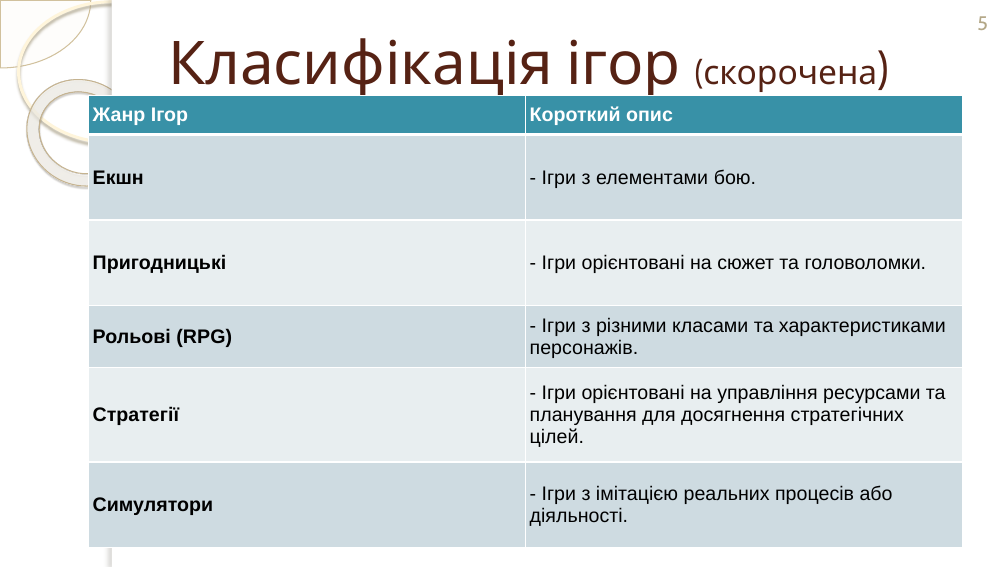
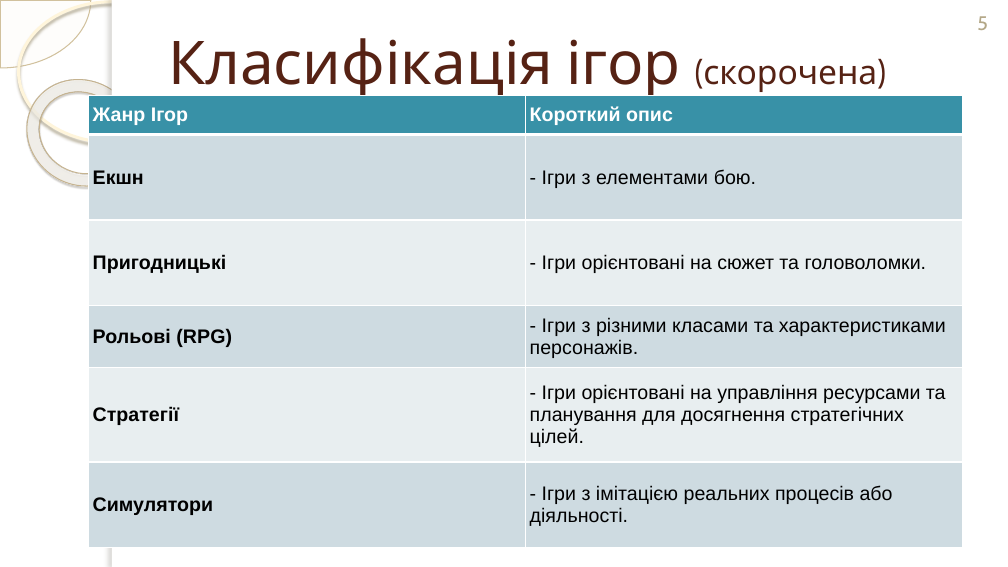
Before and after one commit to mcmcmax437/3D-RPG-Diploma-Thesis, a slide deck: slide 5 of Documents/Презентація/Презентація_Терешкович_ІТ-02_Захист.pptx. Drawn at 1008x567 pixels with LibreOffice and Linux fonts; fonts in the diff are those of the drawing; background and template pictures are left out. Boxes give left, top, right and bottom in pixels: in the first picture for what was removed or moved away, otherwise in the second. Text is boxed around its words. In the diff, an @@ line names an element or a change of style, - is before the commit and + after.

```diff
--- a/Documents/Презентація/Презентація_Терешкович_ІТ-02_Захист.pptx
+++ b/Documents/Презентація/Презентація_Терешкович_ІТ-02_Захист.pptx
@@ title "Класифікація ігор (скорочена)" at (168, 38, 877, 100): size 32 to 24 pt in "(скорочена)" @@
```
Also in this commit, not shown: 2 other slides changed, 2 slides added, 2 slides removed, 4 other files.
